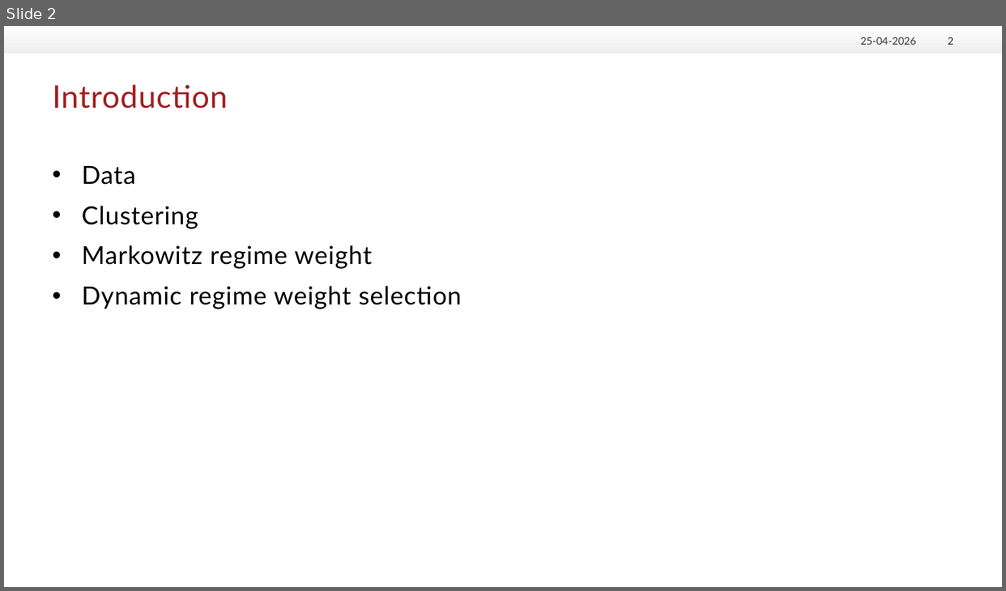
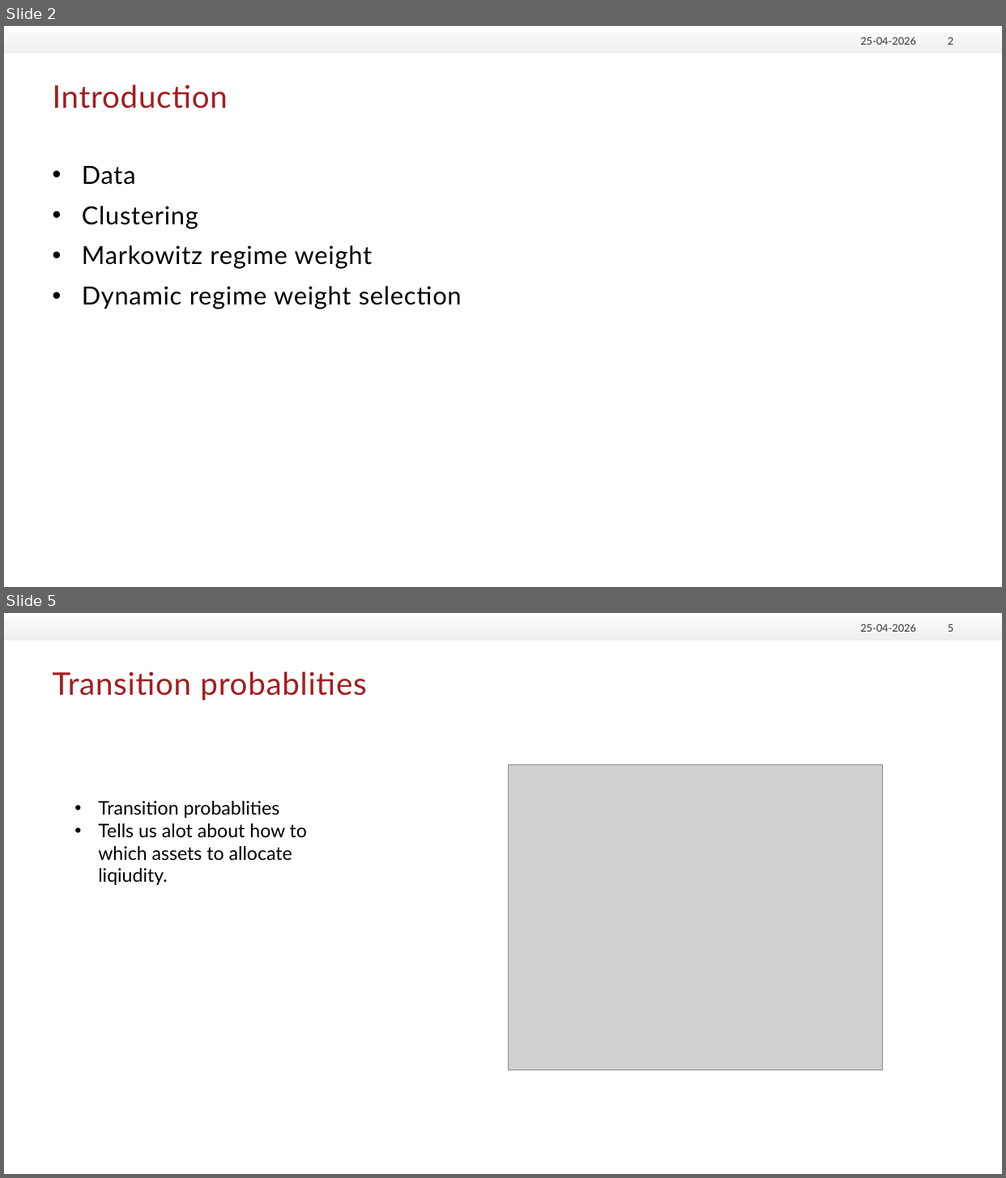
Before and after one commit to Dausekongen/Seminar, a slide deck: Præsentation3.pptx. Shown one above the other, each under a label of ours: slide 2 before the commit, slides 2 and 5 after it; the slides between them are not shown. The pictures are 1006x591 and 1006x1178 pixels, drawn with LibreOffice and Linux fonts; fonts in the diff are those of the drawing; grey boxes stand for pictures; background and template pictures are left out. Boxes give left, top, right and bottom in pixels: in the first picture for what was removed or moved away, otherwise in the second. Text is boxed around its words. In the diff, an @@ line names an element or a change of style, - is before the commit and + after.

```diff
--- a/Præsentation3.pptx
+++ b/Præsentation3.pptx
@@ slide 5 added at (4, 613, 1002, 1174), background #FFFFFF; not listed: 1 template element that a slide beside it also shows @@
@@ text added at (860, 624, 916, 632), 10 pt, text #333333 @@
+25-04-2026
@@ page number added at (948, 624, 953, 632), 10 pt, text #333333 @@
+5
@@ title added at (53, 671, 366, 700), 30 pt, text #A31D20 @@
+Transition probablities
@@ picture added at (509, 765, 883, 1070) @@
@@ text added at (98, 801, 307, 885), 18 pt, text #000000 @@
+• Transition probablities
+• Tells us alot about how to which assets to allocate liqiudity.
```
Also in this commit, not shown: 1 slide changed, 8 other slides added, 3 other files.
